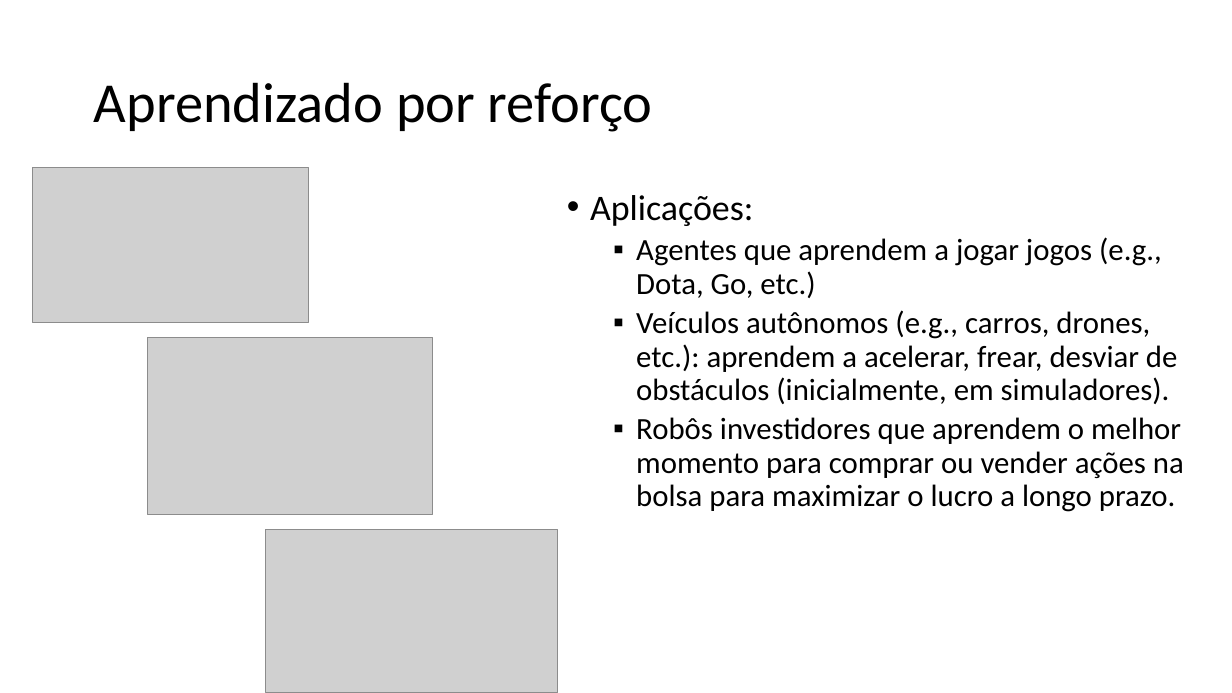
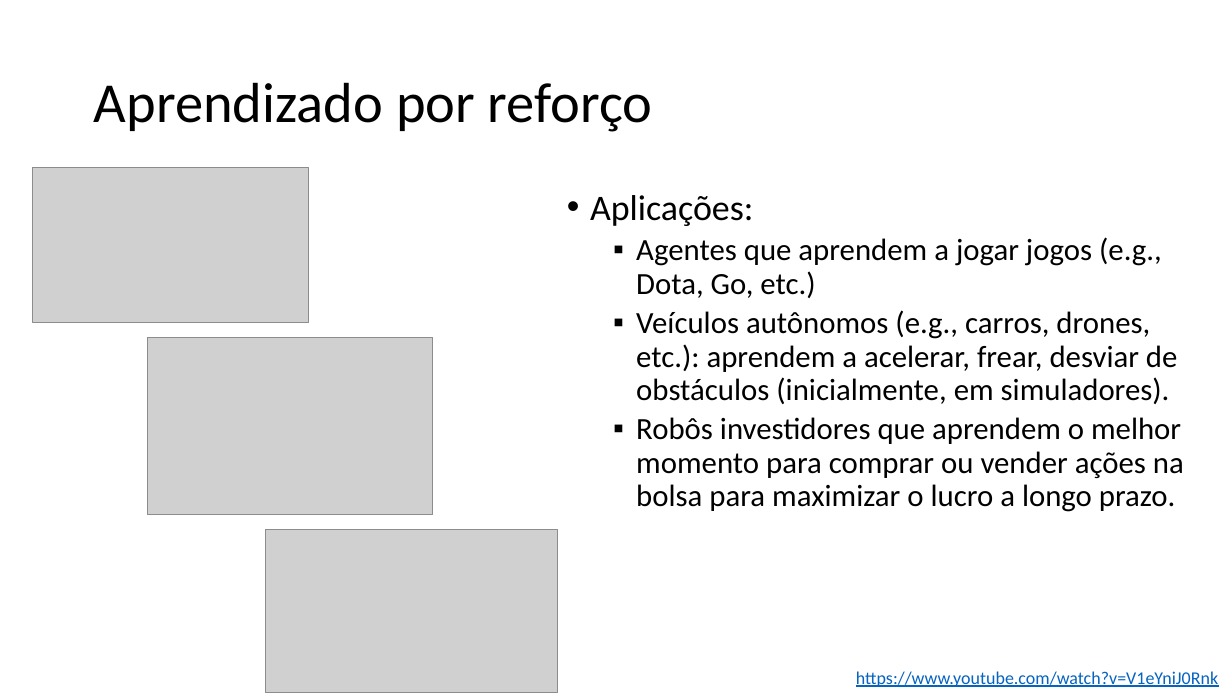
Before and after one commit to zz4fap/c24_inteligencia_artificial, a slide deck: slide 34 of slides/C24_Paradigmas.pptx (slide 33 before the commit). Drawn at 1232x693 pixels with LibreOffice and Linux fonts; fonts in the diff are those of the drawing; grey boxes stand for pictures. Boxes give left, top, right and bottom in pixels: in the first picture for what was removed or moved away, otherwise in the second. Text is boxed around its words. In the diff, an @@ line names an element or a change of style, - is before the commit and + after.

```diff
--- a/slides/C24_Paradigmas.pptx
+++ b/slides/C24_Paradigmas.pptx
@@ text added at (x1=856, y1=671, x2=1218, y2=687), 14 pt, text #0563C1, underline @@
+https://www.youtube.com/watch?v=V1eYniJ0Rnk
```
Also in this commit, not shown: 12 other slides changed, 1 slide added, 1 other file.
